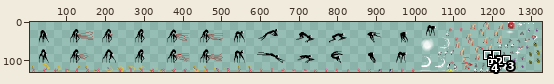
Sprite sheet, stored at src/commonMain/resources/tiles.atlas.png. Above: a wide view before the commit, with the close-up outlined.
Close-up. Earlier state:
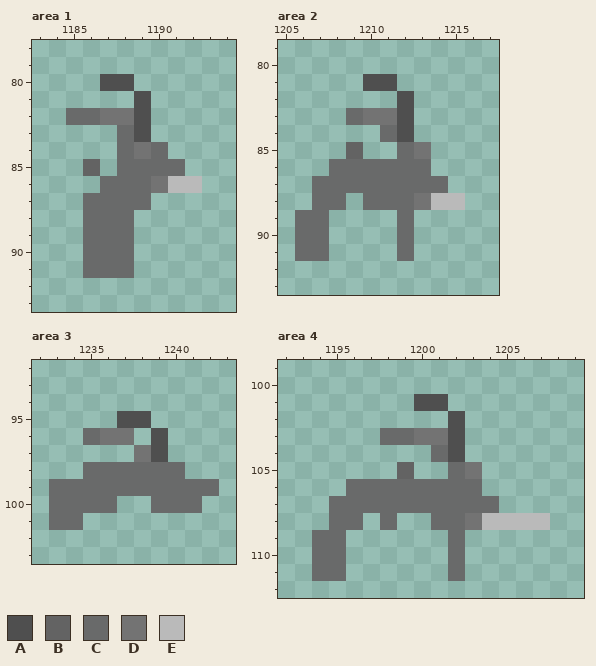
The file is 1328x128 pixels. Pixels under 10% opacity are left out. Colours within 5 levels of each other are drawn and written as one. Shown: area 1: x 1183..1194, y 78..93; area 2: x 1205..1217, y 79..93; area 3: x 1232..1243, y 92..103; area 4: x 1192..1209, y 99..112. The wide view leaves out empty margins. The commit also changed other parts of the picture, which this record leaves out.
Palette (. is transparent): A #4f4f4f  B #636363  C #696a6a  D #737373  E #bababa
And afterwards:
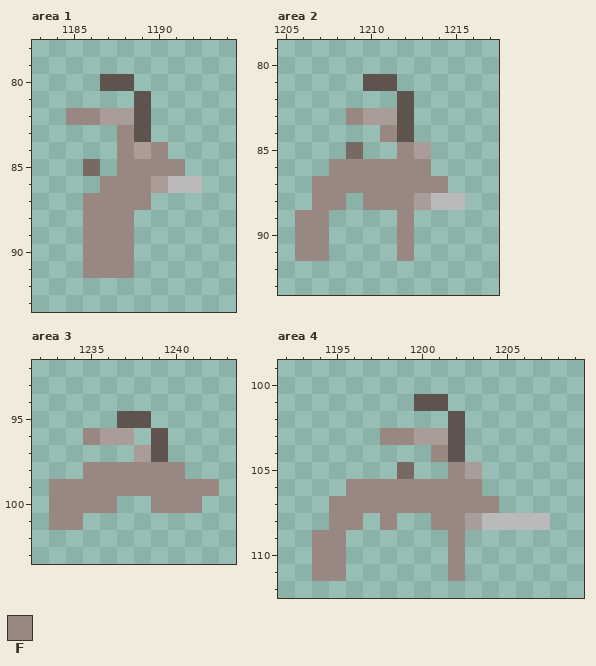
Colours new in this view: F #988881
Change:
@@ palette @@
-A #4f4f4f
+A #5f534e
-B #636363
+B #796963
-D #737373
+D #aa9d97
--- area 1
@@ x 1183..1194 @@
 81 ......A.....
-82 ..CCDDA.....
-83 .....CA.....
-84 .....CDC....
-85 ...B.CCCC...
-86 ....CCCDEE..
-87 ...CCCC.....
-88 ...CCC......
-89 ...CCC......
-90 ...CCC......
-91 ...CCC......
+82 ..FFDDA.....
+83 .....FA.....
+84 .....FDF....
+85 ...B.FFFF...
+86 ....FFFDEE..
+87 ...FFFF.....
+88 ...FFF......
+89 ...FFF......
+90 ...FFF......
+91 ...FFF......
 92 ............
--- area 2
@@ x 1205..1217 @@
 82 .......A.....
-83 ....CDDA.....
-84 ......CA.....
-85 ....B..CD....
-86 ...CCCCCC....
-87 ..CCCCCCCC...
-88 ..CC.CCCDEE..
-89 .CC....C.....
-90 .CC....C.....
-91 .CC....C.....
+83 ....FDDA.....
+84 ......FA.....
+85 ....B..FD....
+86 ...FFFFFF....
+87 ..FFFFFFFF...
+88 ..FF.FFFDEE..
+89 .FF....F.....
+90 .FF....F.....
+91 .FF....F.....
 92 .............
--- area 3
@@ x 1232..1243 @@
  95 .....AA.....
- 96 ...CDD.A....
+ 96 ...FDD.A....
  97 ......DA....
- 98 ...CCCCCC...
- 99 .CCCCCCCCCC.
-100 .CCCC..CCC..
-101 .CC.........
+ 98 ...FFFFFF...
+ 99 .FFFFFFFFFF.
+100 .FFFF..FFF..
+101 .FF.........
 102 ............
--- area 4
@@ x 1192..1209 @@
 102 ..........A.......
-103 ......CCDDA.......
-104 .........CA.......
-105 .......B..CD......
-106 ....CCCCCCCC......
-107 ...CCCCCCCCCC.....
-108 ...CC.C..CCDEEEE..
-109 ..CC......C.......
-110 ..CC......C.......
-111 ..CC......C.......
+103 ......FFDDA.......
+104 .........FA.......
+105 .......B..FD......
+106 ....FFFFFFFF......
+107 ...FFFFFFFFFF.....
+108 ...FF.F..FFDEEEE..
+109 ..FF......F.......
+110 ..FF......F.......
+111 ..FF......F.......
 112 ..................
Changed places in both close-ups, as pixel boxes (x1, y1, x2, y2):
changed: (66, 74, 185, 278)
changed: (295, 74, 448, 261)
changed: (49, 411, 219, 530)
changed: (312, 394, 499, 581)
